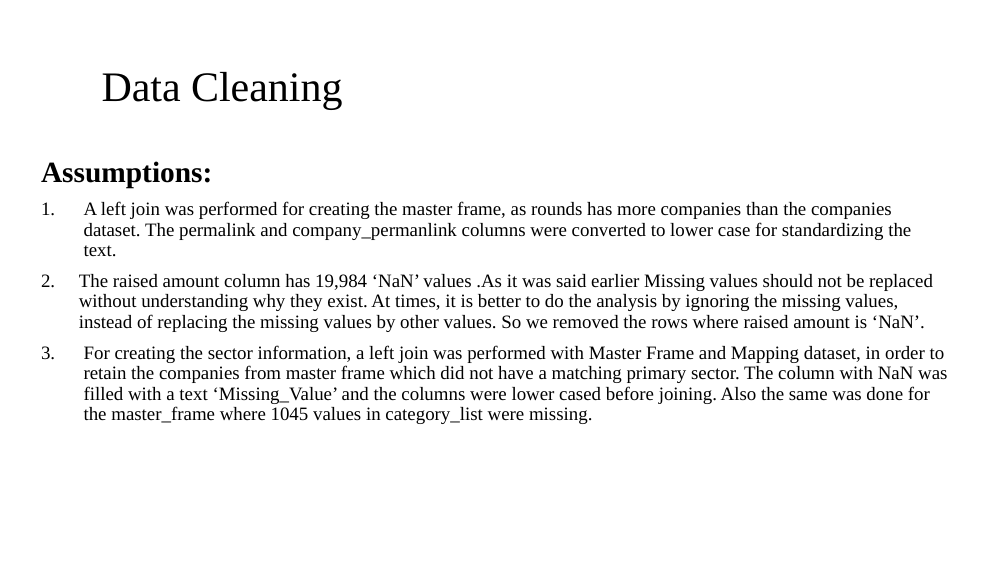
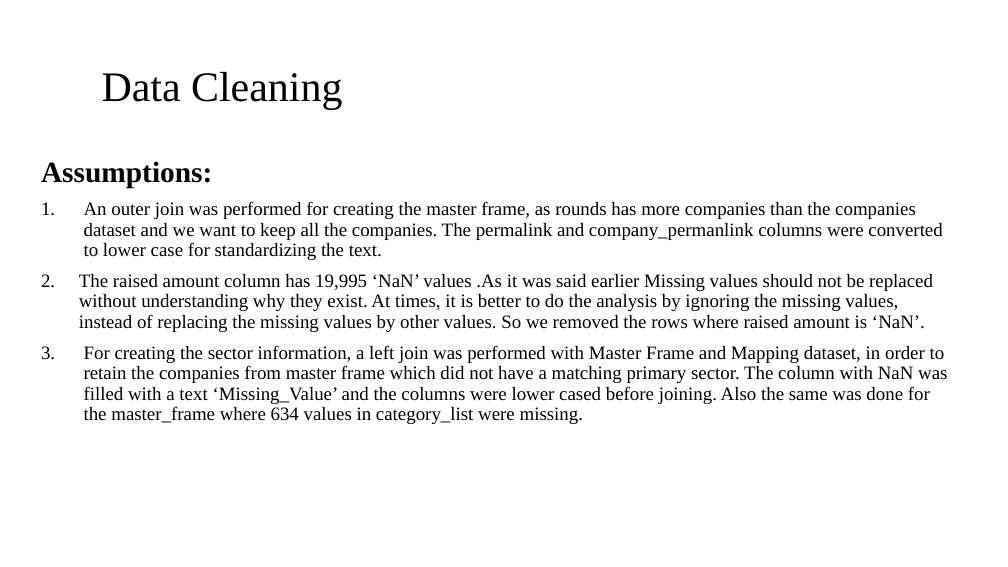
Before and after one commit to subhasisj/Upgrad-PGD-ML---AI, a slide deck: slide 4 of Assignments/Investment_Analysis_Assignment/INVEST.pptx. Drawn at 1008x567 pixels with LibreOffice and Linux fonts; fonts in the diff are those of the drawing; background and template pictures are left out. Boxes give left, top, right and bottom in pixels: in the first picture for what was removed or moved away, otherwise in the second. Text is boxed around its words. In the diff, an @@ line names an element or a change of style, - is before the commit and + after.

```diff
--- a/Assignments/Investment_Analysis_Assignment/INVEST.pptx
+++ b/Assignments/Investment_Analysis_Assignment/INVEST.pptx
@@ text at [79, 201, 947, 424]: text changed @@
-1. A left join was performed for creating the master frame, as rounds has more companies than the companies dataset. The permalink and company_permanlink columns were converted to lower case for standardizing the text.
-2. The raised amount column has 19,984 ‘NaN’ values .As it was said earlier Missing values should not be replaced without understanding why they exist. At times, it is better to do the analysis by ignoring the missing values, instead of replacing the missing values by other values. So we removed the rows where raised amount is ‘NaN’.
-3. For creating the sector information, a left join was performed with Master Frame and Mapping dataset, in order to retain the companies from master frame which did not have a matching primary sector. The column with NaN was filled with a text ‘Missing_Value’ and the columns were lower cased before joining. Also the same was done for the master_frame where 1045 values in category_list were missing.
+1. An outer join was performed for creating the master frame, as rounds has more companies than the companies dataset and we want to keep all the companies. The permalink and company_permanlink columns were converted to lower case for standardizing the text.
+2. The raised amount column has 19,995 ‘NaN’ values .As it was said earlier Missing values should not be replaced without understanding why they exist. At times, it is better to do the analysis by ignoring the missing values, instead of replacing the missing values by other values. So we removed the rows where raised amount is ‘NaN’.
+3. For creating the sector information, a left join was performed with Master Frame and Mapping dataset, in order to retain the companies from master frame which did not have a matching primary sector. The column with NaN was filled with a text ‘Missing_Value’ and the columns were lower cased before joining. Also the same was done for the master_frame where 634 values in category_list were missing.
```
Also in this commit, not shown: 1 other slide changed, 3 other files.
